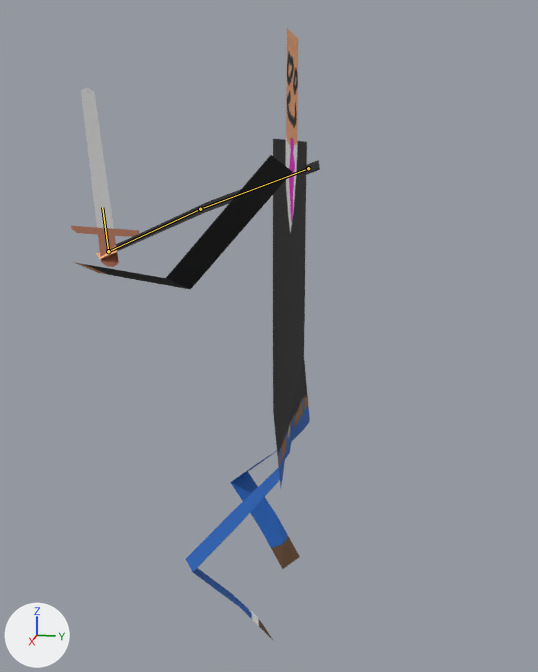
The Blender file blender/player_character.blend, before and after one commit.
One viewpoint serves both versions: a 50 mm lens placed at (2.28, 0.39, 1.5), pointed at (-0.31, -0.13, 0.85). Arrows for +X, +Y and +Z are at lower left; the lights stay in place. The older version comes first. Both versions are drawn at frame 4 of the action 'SwordSwing1'; the numbers are the values there. The bones that change are drawn over the model as lines.

In view in the first picture: 'Body', 'LeftArm', 'RightArm', 'Sword'.
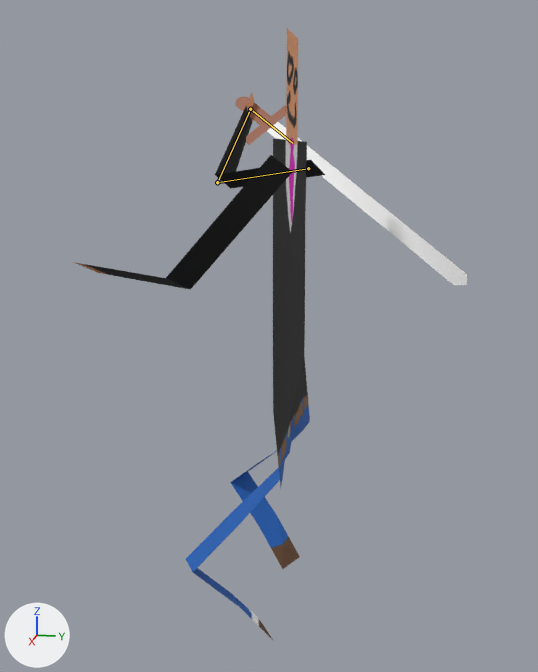
Where the change shows, as pixel boxes [x1, y1, x2, y2] in the pictures (538 x 672 px):
'Sword', posed (236% wider): before [71, 88, 139, 267]; after [236, 97, 467, 285]
'RightArm', posed (51% narrower): before [96, 160, 320, 259]; after [215, 94, 325, 189]
bone 'RightArm', root to tip: before (308, 168) to (200, 209); after (308, 168) to (217, 182)
bone 'RightHand', root to tip: before (200, 209) to (108, 251); after (217, 182) to (250, 109)
bone 'RightFingers', root to tip: before (108, 251) to (102, 207); after (250, 109) to (292, 143)

The edits, one by one:
Bone 'RightArm' (bone_rightarm) turns from (-4, -21, 71) to (28, 32, 98) degrees about its own x, y and z.
Bone 'RightHand' (bone_righthand) turns from (-23, 6, 1) to (8, 23, 97) degrees about its own x, y and z.
Bone 'RightFingers' (bone_rightfingers) turns from (61, 0, 119) to (0, 0, 119) degrees about its own x, y and z.
